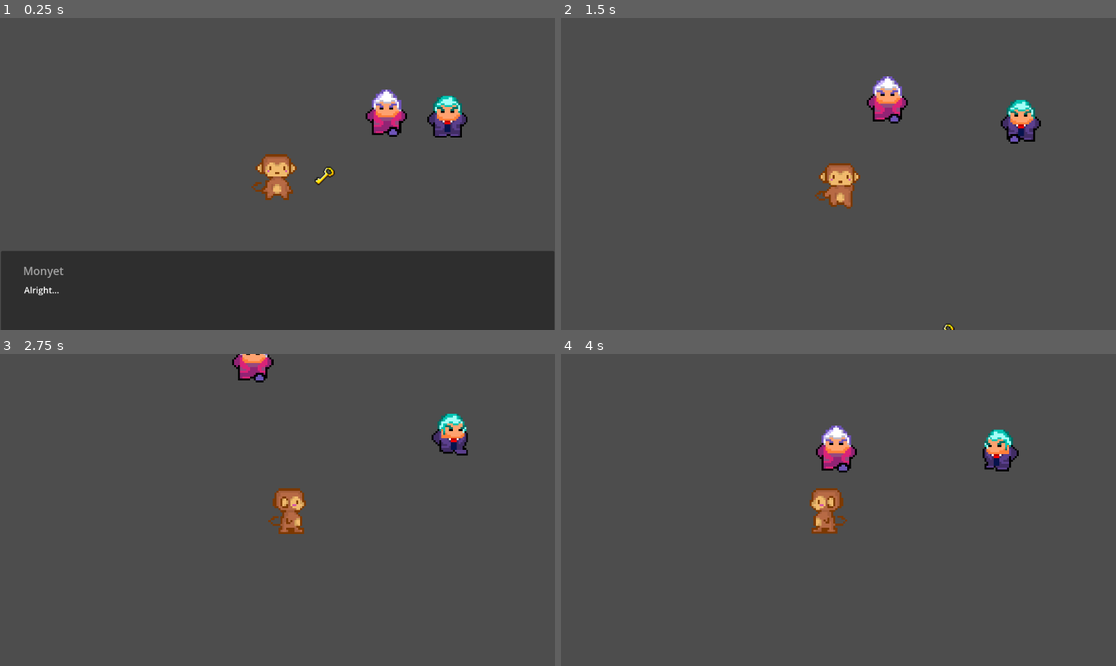
Above: before the commit, frames 1-4 (two rows, left to right).
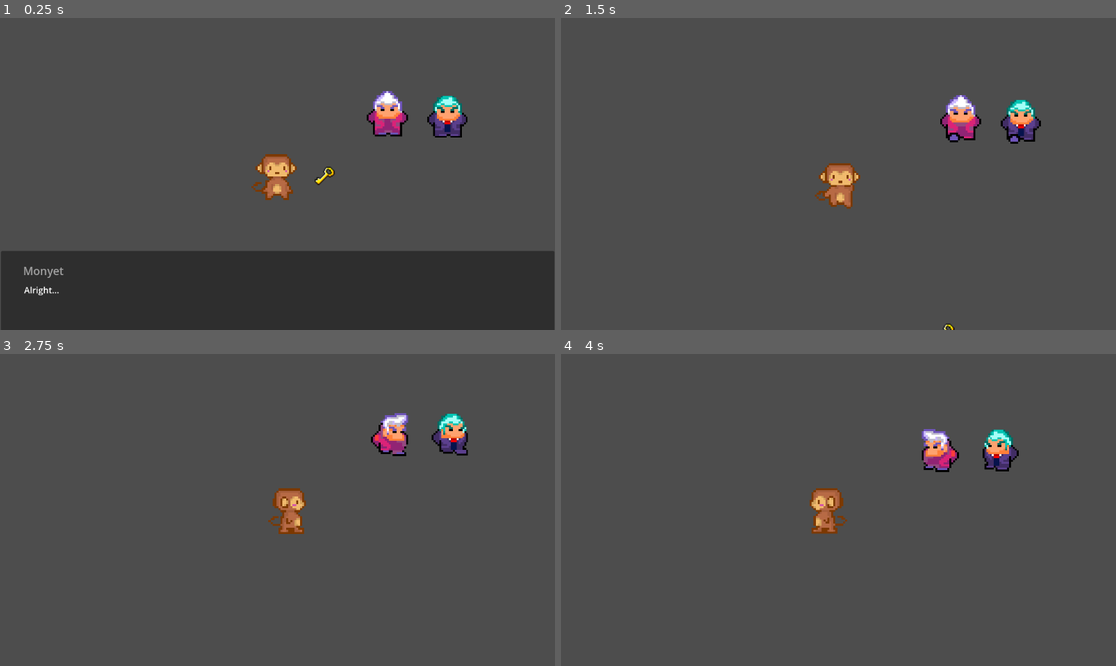
Above: after the commit, the same moments.

Repository: heng003/MonkeyGraduate_GameDevelopment
Game: Godot game, scene res://scenes/Game1.tscn
Same seed, same stepped clock (60 frames per second), same inputs: the game is played once before the commit and once after it. This scene is started directly instead of the project's main scene.
Inputs (mouse positions are in pixels of both pictures, inside the frame that each line leads up to):
- Up to frame 1 (0.25 s): no input
- Up to frame 2 (1.5 s): tap Enter (ui_accept) at 0.5, 0.77 s; move the mouse to (960, 158) at 0.52 s; hold Right (ui_right) 0.53-1.28 s; click (960, 158) at 0.67 s; move the mouse to (727, 189) at 1.27 s; hold Down (ui_down) from 1.28 s (still down)
- Up to frame 3 (2.75 s): tap Enter (ui_accept) at 1.52 s; move the mouse to (333, 441) at 2.02 s; release Down (ui_down) at 2.03 s; hold Right (ui_right) from 2.03 s (still down)
- Up to frame 4 (4 s): move the mouse to (810, 572) at 2.77 s; release Right (ui_right) at 2.78 s; hold Up (ui_up) 2.78-3.53 s; click (810, 572) at 2.92 s; tap Enter (ui_accept) at 3.02, 3.77 s; move the mouse to (1005, 556) at 3.52 s; hold Left (ui_left) from 3.53 s (still down)

The runs differ from the first frame. In frame 1, 0.5% of the frame differs, in the area x 65-74%, y 22-39%; in frame 2, 1.5%, in the area x 55-76%, y 18-40%; in frame 3, 1.2%; in frame 4, 1.5%.

Commit message:
Modify character files

Diff:
--- a/scenes/Game1.tscn
+++ b/scenes/Game1.tscn
@@ -14,8 +14,7 @@
 position = Vector2(117, 313)
 
 [node name="Lecturer_1" parent="." instance=ExtResource("3_mcjy6")]
-position = Vector2(170, 133)
-script = null
+position = Vector2(172, 136)
 
 [node name="Lecturer_2" parent="." instance=ExtResource("4_16hu5")]
 position = Vector2(170, 133)
